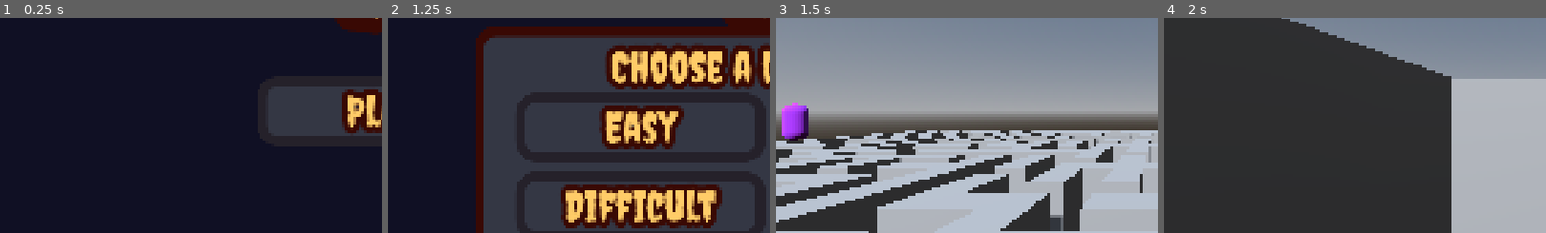
Above: before the commit, frames 1-4 (left to right).
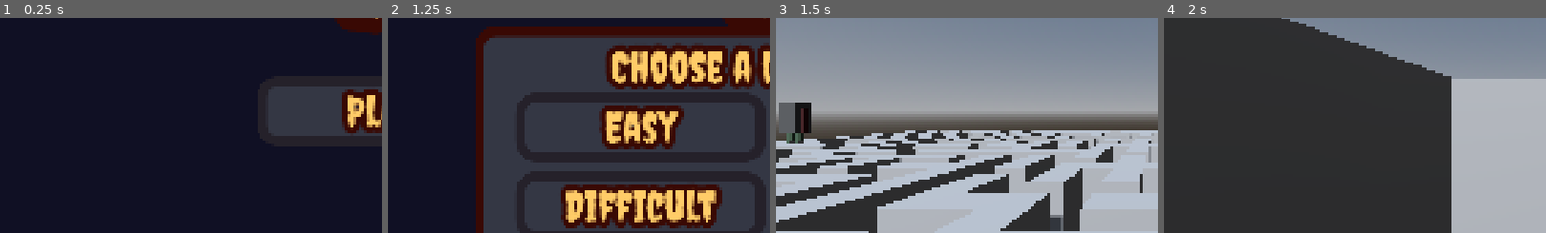
Above: after the commit, the same moments.

Repository: frenchcast1234/dont-look
Game: Godot game, scene res://src/menu/menu.tscn
Two runs of this game, one before a commit and one after it. Both use one fixed random seed, a clock stepped at 60 frames per second and the inputs below.
Inputs:
- Up to frame 1 (0.25 s): no input
- Up to frame 2 (1.25 s): click "Play" at 0.5 s
- Up to frame 3 (1.5 s): click "Difficult" at 1.25 s
- Up to frame 4 (2 s): no input
The pictures show only the part of the screen within x 0-50%, y 28-78%; the shares and areas given below are measured in that part.

Frames 1-2 are identical in both runs. In frame 3, 1.4% of the frame differs, in the area x 0-13%, y 39-62%; in frame 4, nothing differs.

Commit message:
Modèle 3D pour le monstre

Diff:
--- a/src/game/game.tscn
+++ b/src/game/game.tscn
@@ -7,6 +7,7 @@
 [ext_resource type="Script" uid="uid://88j67tdabnsf" path="res://src/game/head.gd" id="5_jhw8o"]
 [ext_resource type="Script" uid="uid://c6bi0g47meyy0" path="res://src/game/monster.gd" id="5_xptat"]
 [ext_resource type="Script" uid="uid://d1c0dc6gtgswk" path="res://src/game/game_over.gd" id="5_yarin"]
+[ext_resource type="PackedScene" uid="uid://d7isp0khg52t" path="res://assets/models/dl-player.gltf" id="8_n7s5x"]
 
 [sub_resource type="ProceduralSkyMaterial" id="ProceduralSkyMaterial_7grgb"]
 
@@ -60,9 +61,8 @@
 radius = 0.4
 height = 1.8
 
-[sub_resource type="CapsuleShape3D" id="CapsuleShape3D_2wf1j"]
-radius = 0.4
-height = 1.8
+[sub_resource type="BoxShape3D" id="BoxShape3D_xxpmf"]
+size = Vector3(0.8, 2, 0.8)
 
 [node name="Game" type="Node3D" unique_id=1433563188]
 script = ExtResource("1_qnjlk")
@@ -209,6 +209,9 @@
 transform = Transform3D(1, 0, 0, 0, 1, 0, 0, 0, 1, 0, 4, 0)
 script = ExtResource("5_xptat")
 
+[node name="blockbench_export" parent="Monster" unique_id=58913851 instance=ExtResource("8_n7s5x")]
+transform = Transform3D(1, 0, 0, 0, 1, 0, 0, 0, 1, 0, -1, 0)
+
 [node name="Front" type="RayCast3D" parent="Monster" unique_id=174615238]
 target_position = Vector3(0, 0, -1)
 collision_mask = 4
@@ -226,10 +229,12 @@
 collision_mask = 4
 
 [node name="CSGMesh3D" type="CSGMesh3D" parent="Monster" unique_id=809449300]
+visible = false
 mesh = SubResource("CapsuleMesh_xxpmf")
 
 [node name="CollisionShape3D" type="CollisionShape3D" parent="Monster" unique_id=946571462]
-shape = SubResource("CapsuleShape3D_2wf1j")
+transform = Transform3D(1, 0, 0, 0, 1, 0, 0, 0, 1, 0, 0.0011963844, 0)
+shape = SubResource("BoxShape3D_xxpmf")
 
 [node name="Head" type="Node3D" parent="Monster" unique_id=595611177]
 transform = Transform3D(1, 0, 0, 0, 1, 0, 0, 0, 1, 0, 0.3802266, 0)
--- a/src/menu/menu.tscn
+++ b/src/menu/menu.tscn
@@ -168,6 +168,7 @@
 text = "Best score : X"
 
 [node name="Popup" type="Panel" parent="." unique_id=33753985]
+visible = false
 layout_mode = 1
 anchors_preset = 8
 anchor_left = 0.5
@@ -275,6 +276,7 @@
 text = "Custom"
 
 [node name="Popup2" type="Panel" parent="." unique_id=950231977]
+visible = false
 layout_mode = 1
 anchors_preset = 8
 anchor_left = 0.5
Not shown, added: assets/models/dl-player.gltf
Not shown, added: assets/models/dl-player.gltf.import
Binary file added: assets/models/dl-player_0.png
Not shown, added: assets/models/dl-player_0.png.import
Binary file added: assets/models/dl-player_1.png
Not shown, added: assets/models/dl-player_1.png.import
Binary file added: assets/models/dl-player_2.png
Not shown, added: assets/models/dl-player_2.png.import
Binary file added: assets/models/dl-player_3.png
Not shown, added: assets/models/dl-player_3.png.import
Binary file added: assets/models/dl-player_4.png
Not shown, added: assets/models/dl-player_4.png.import
(and 2 more such lines)
